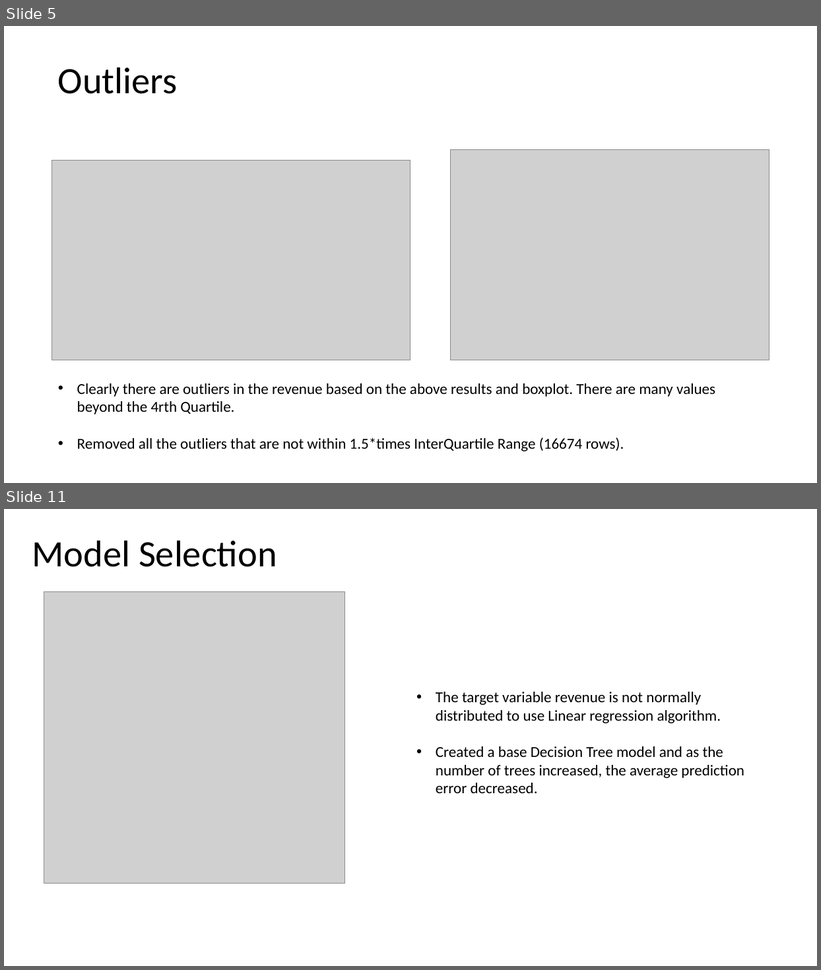
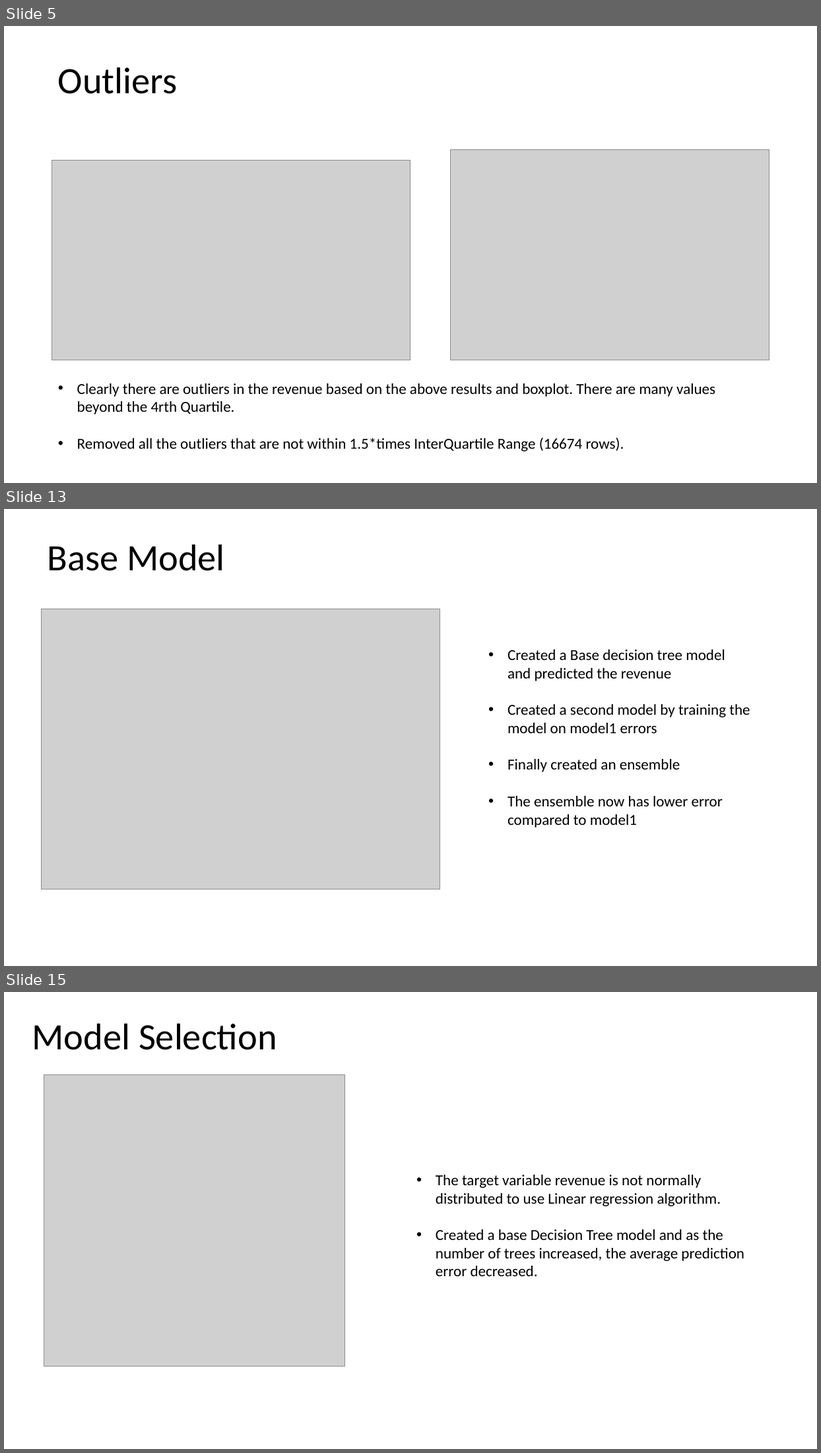
Before and after one commit to saigurram/Customer-Lifetime-Value-Prediction, a slide deck: Customer_Lifetimevalue_Prediction.pptx. Shown one above the other, each under a label of ours: slides 5 and 11 before the commit, slides 5, 13 and 15 after it; the slides between them are not shown. The pictures are 821x970 and 821x1453 pixels, drawn with LibreOffice and Linux fonts; fonts in the diff are those of the drawing; grey boxes stand for pictures. Boxes give left, top, right and bottom in pixels: in the first picture for what was removed or moved away, otherwise in the second. Text is boxed around its words. In the diff, an @@ line names an element or a change of style, - is before the commit and + after.

```diff
--- a/Customer_Lifetimevalue_Prediction.pptx
+++ b/Customer_Lifetimevalue_Prediction.pptx
@@ slide 13 added at <box>4,509,817,966</box>, background #FFFFFF @@
@@ text added at <box>47,544,225,571</box>, 44 pt, text #000000 @@
+Base Model
@@ picture added at <box>41,609,440,890</box> @@
@@ text added at <box>508,650,750,828</box>, 18 pt, text #000000 @@
+• Created a Base decision tree model and predicted the revenue
+• Created a second model by training the model on model1 errors
+• Finally created an ensemble
+• The ensemble now has lower error compared to model1
@@ what was slide 11 is now slide 15 @@
```
Also in this commit, not shown: 10 slides changed, 3 other slides added, 2 slides removed.
